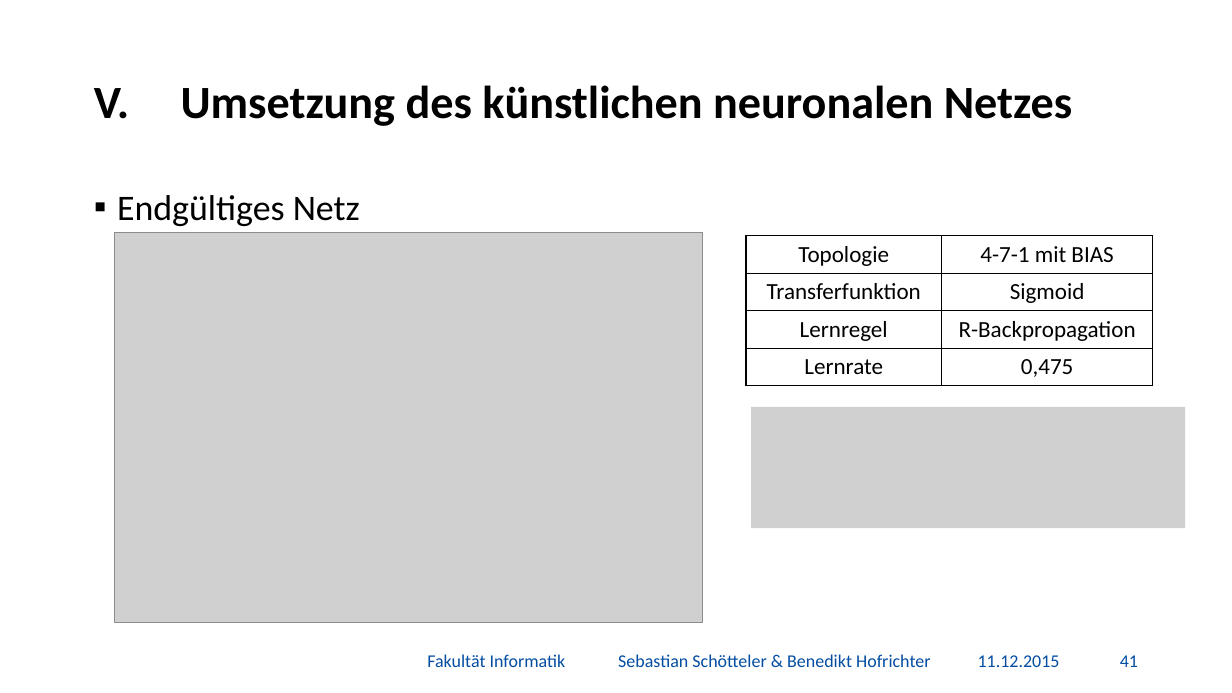
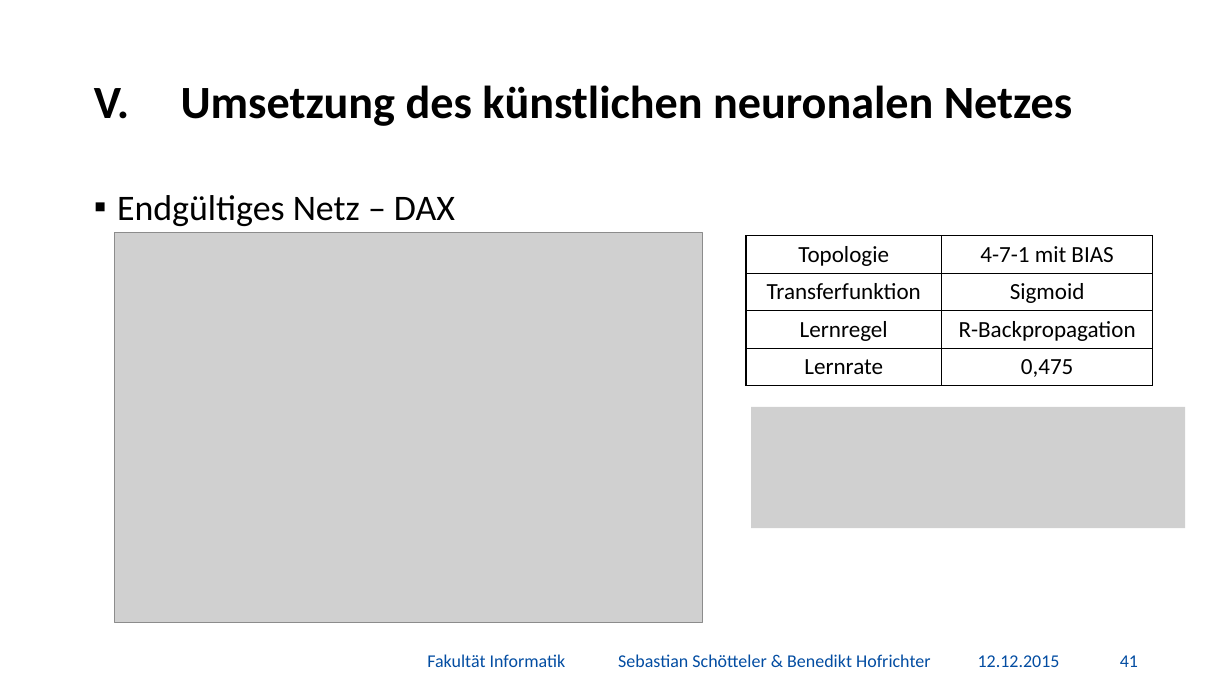
Before and after one commit to BenediktGitGit/soco15, a slide deck: slide 42 of 3b) Vortrag/Präsentation.pptx. Drawn at 1232x693 pixels with LibreOffice and Linux fonts; fonts in the diff are those of the drawing; grey boxes stand for pictures; background and template pictures are left out. Boxes give left, top, right and bottom in pixels: in the first picture for what was removed or moved away, otherwise in the second. Text is boxed around its words. In the diff, an @@ line names an element or a change of style, - is before the commit and + after.

```diff
--- a/3b) Vortrag/Präsentation.pptx
+++ b/3b) Vortrag/Präsentation.pptx
@@ text at <box>117,195,455,226</box>: text changed @@
-▪ Endgültiges Netz
+▪ Endgültiges Netz – DAX
@@ text at <box>978,655,1060,667</box>: text changed @@
-11.12.2015
+12.12.2015
```
Also in this commit, not shown: 51 other slides changed, 19 other files.
